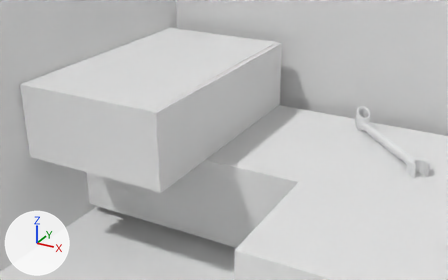
The Blender file cw1/blender/project.blend, before and after one commit.
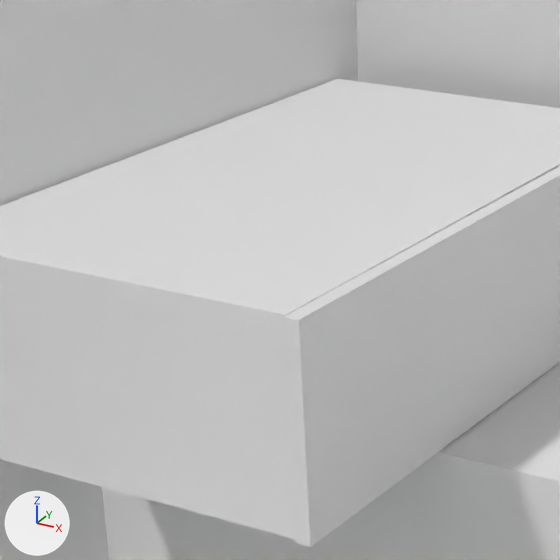
Each version appears first from a 50 mm camera at (0.541, -1.741, 1.172) aimed at (-0.397, -0.035, 0.319), and next in a close-up on the part from 11% to 55% of the width and 0% to 71% of the height. Arrows for +X, +Y and +Z are at lower left; the lights stay in place.

Objects in the first close-up: '23box', 'backg', 'greenbox', 'greenbox.001', 'leftside'.
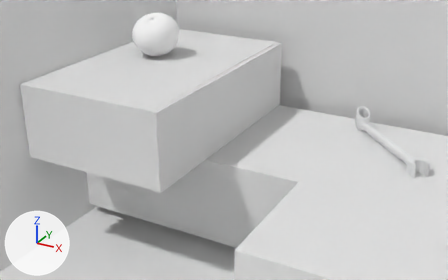
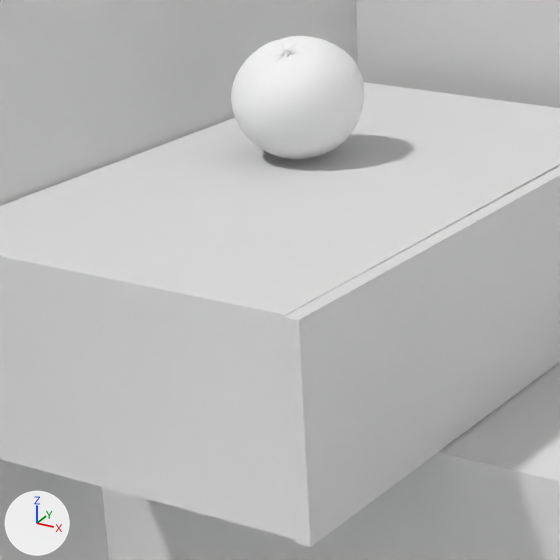
What differs and where, as boxes [x1, y1, x2, y2] in the close-ups (560 x 560 px):
'Fruit', added
    after: [231, 36, 364, 159]

What the commit changed:
Material 'Fruit' (mat_fruit) is new.
Its base color is (1.0, 1.0, 1.0) (white #ffffff).
Mesh me_fruit is new.
It has 7964 vertices, 7904 faces and spans x -4.75..4.77, y -4.75..4.78, z 0.14..8.01.
It uses material mat_fruit (its picture is missing).
Object 'Fruit' (ob_fruit) is new; it shows me_fruit.
Its location is (-0.671, 0.0, 0.585).
Its rotation in degrees is (18, 0, 0).
Its scale is (0.0168, 0.0168, 0.0168).
